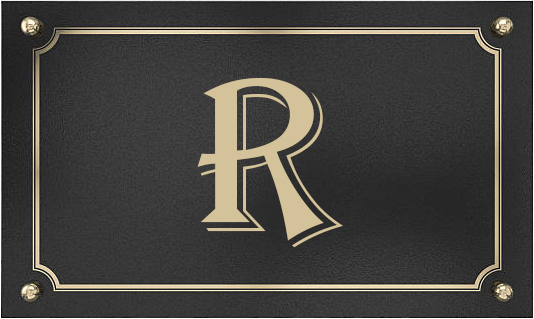
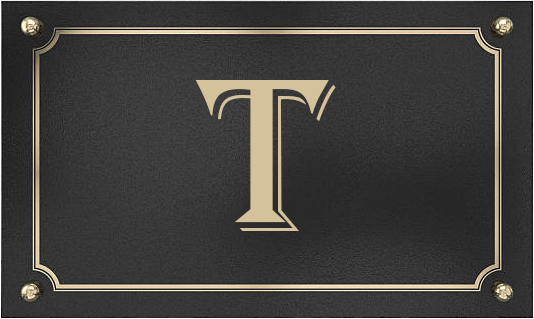
Two versions of the same layered image (534×319). Layer-by-layer changes:
renamed "R" to "T", painted on it over [195, 78, 343, 248]